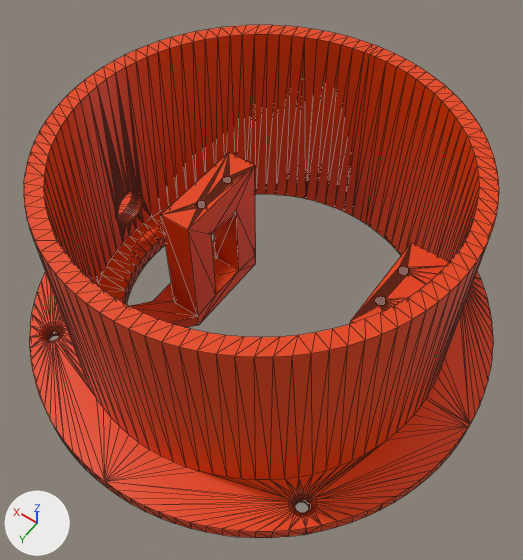
The OBJ model resources/podstawka.obj, before and after one commit.
Before and after are seen from a 50 mm lens placed at (-0.398, 0.557, 0.963), pointed at (-0.022, 0.032, 0.137). Arrows for +X, +Y and +Z are at lower left; the lights stay in place. Mesh edges are drawn as thin lines. Where no turn or scale is listed for an object, it has been applied to the vertices.

The scene before the commit, as lines of its bpy script (objects in view):
```python
me_podstawka = bpy.data.meshes.new('podstawka')
me_podstawka.from_pydata(...)  # 1607 vertices, 3242 faces; spans x -0.363..0.364, y -0.364..0.364, z 0.0..0.336
me_podstawka.materials.append(mat_material)  # orange #e74200
ob_podstawka = bpy.data.objects.new('podstawka', me_podstawka)
ob_podstawka.location = (0.0, 0.0, 0.0)
```
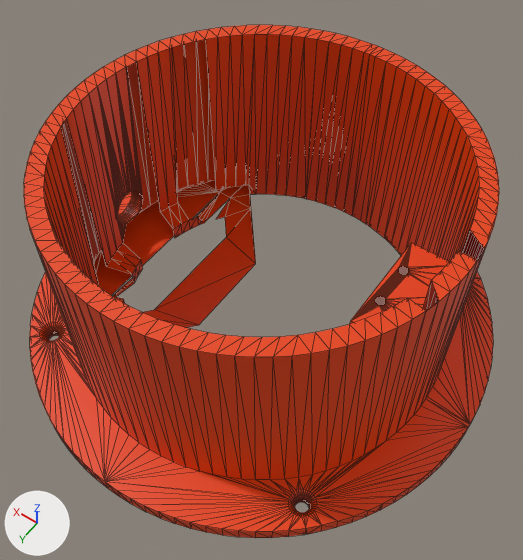
Where the change shows, as pixel boxes [x1, y1, x2, y2] in the pictures (523 x 560 px):
part 1 of me_podstawka, deleted (red)
    before: [61, 39, 256, 328]
part 2 of me_podstawka, deleted (red)
    before: [408, 230, 484, 310]

The change, as a diff of the scene's bpy script:
```diff
--- a/resources/podstawka.obj.py
+++ b/resources/podstawka.obj.py
@@ me_podstawka @@
 # used by ob_podstawka; location = (0.0, 0.0, 0.0)
-me_podstawka.from_pydata(...)  # 1607 vertices, 3242 faces; spans x -0.363..0.364, y -0.364..0.364, z 0.0..0.336
+me_podstawka.from_pydata(...)  # 1416 vertices, 2781 faces; spans x -0.363..0.364, y -0.364..0.364, z 0.0..0.336
+# me_podstawka part 1
+# 189 vertices are removed from x 0.068..0.271, y -0.146..0.105, z 0.0..0.228
+# 449 faces are deleted
+# me_podstawka part 2
+# 2 vertices are removed from x -0.268..-0.26, y -0.023..0.069, z 0.336
+# 12 faces are deleted
 me_podstawka.materials.append(mat_material)
```
